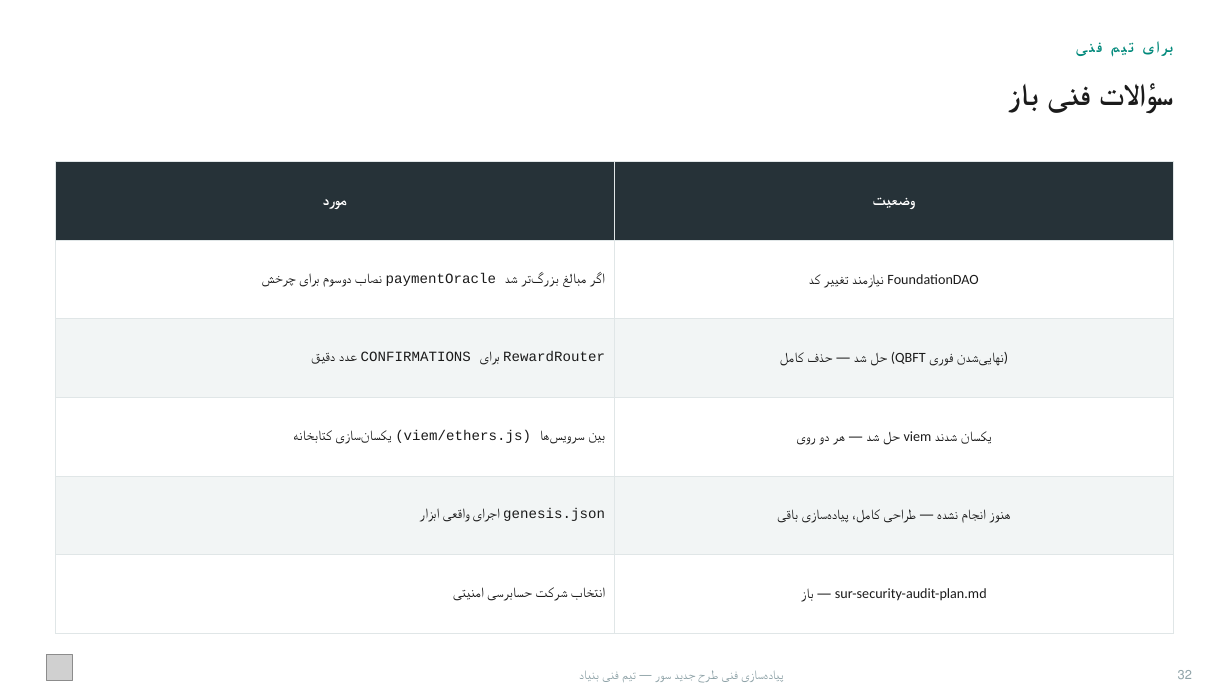
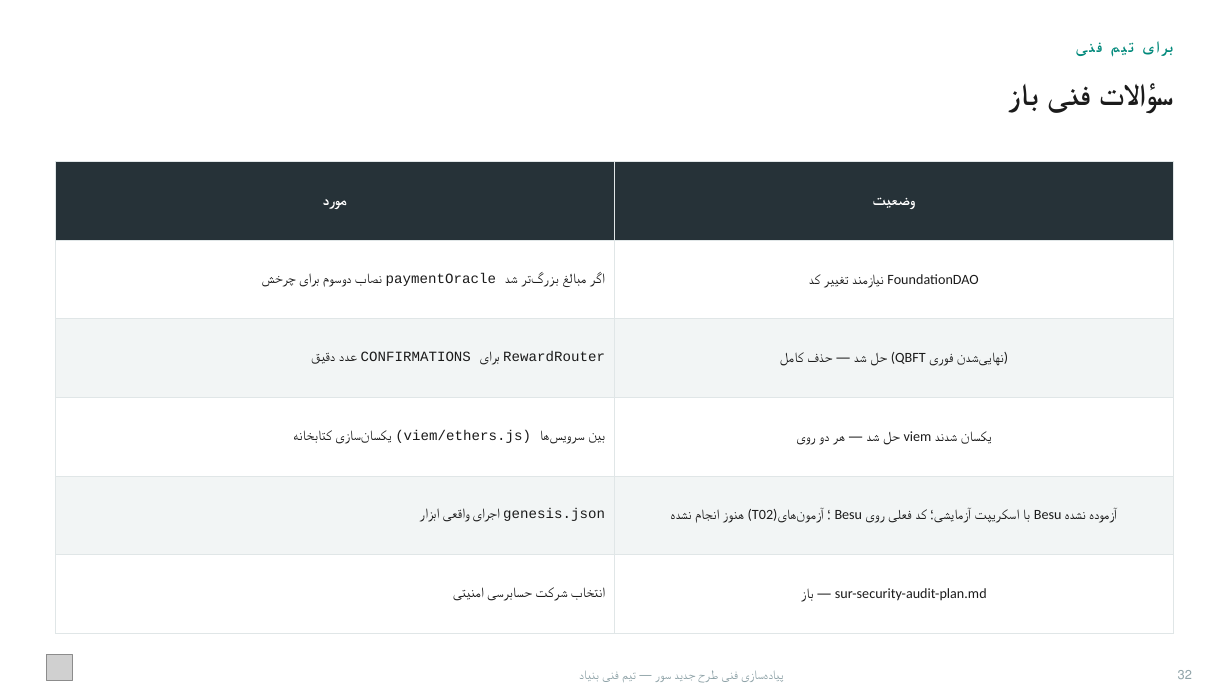
Before and after one commit to Sur-network/sur-new, a slide deck: slide 33 of presentations/Sur - Technical Team Presentation.pptx. Drawn at 1232x693 pixels with LibreOffice and Linux fonts; fonts in the diff are those of the drawing; grey boxes stand for pictures. Boxes give left, top, right and bottom in pixels: in the first picture for what was removed or moved away, otherwise in the second. Text is boxed around its words. In the diff, an @@ line names an element or a change of style, - is before the commit and + after.

```diff
--- a/presentations/Sur - Technical Team Presentation.pptx
+++ b/presentations/Sur - Technical Team Presentation.pptx
@@ table at (x1=55, y1=162, x2=1174, y2=633) @@
-row 5, column 2: هنوز انجام نشده — طراحی کامل، پیاده‌سازی باقی
+row 5, column 2: هنوز انجام نشده (T02)؛ آزمون‌های Besu با اسکریپت آزمایشی؛ کد فعلی روی Besu آزموده نشده
```
Also in this commit, not shown: 8 other slides changed, 35 other files.
